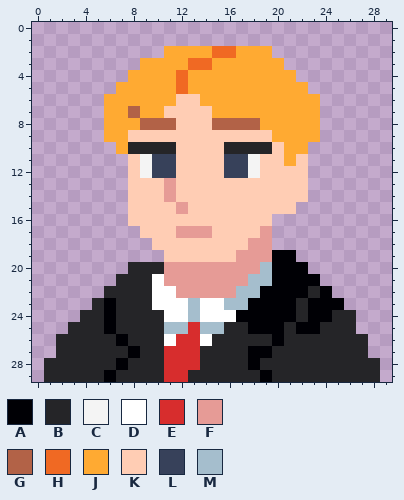
One commit to this pixel-art sprite: react_main/src/images/roles/mafia/lawyer-vivid.png. That is the earlier state.
The file is 30x30 pixels.
Palette (. is transparent): A #000005  B #252528  C #f4f4f4  D #ffffff  E #d72d2d  F #e69b96  G #b26247  H #f06923  J #ffaa32  K #ffcdb4  L #37415a  M #a5becd
The same view after the edit:
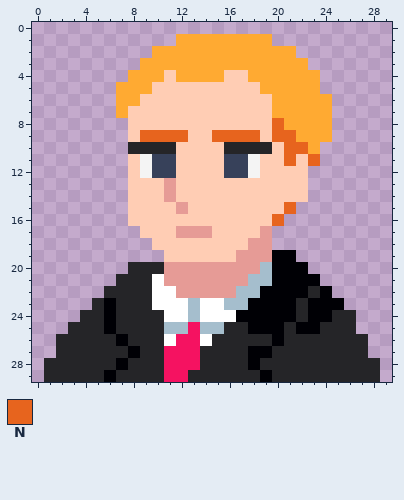
Colours new in this view: N #e7641e
Diff:
colour E: #d72d2d -> #f51261
Changed rows in their new state; - is a pixel that keeps its letter.
first column x 6:
 1 ------JJJJJJJJ-----
 2 ----J----JJ---JJ---
 3 -------JJ------JJ--
 4 -----KJ---KK----JJ-
 5 ----KKKKKKKKK----J-
 6 .--KKK--KKKKKK----J
 7 .-KKK----KKKKK----J
 8 ..KKKK---KKKKKN---J
 9 ..-NNNN--NNNN-NN--J
10 -.-------------NNJ-
11 ---------------N-N-
first column x 20:
15 -N
16 N-
